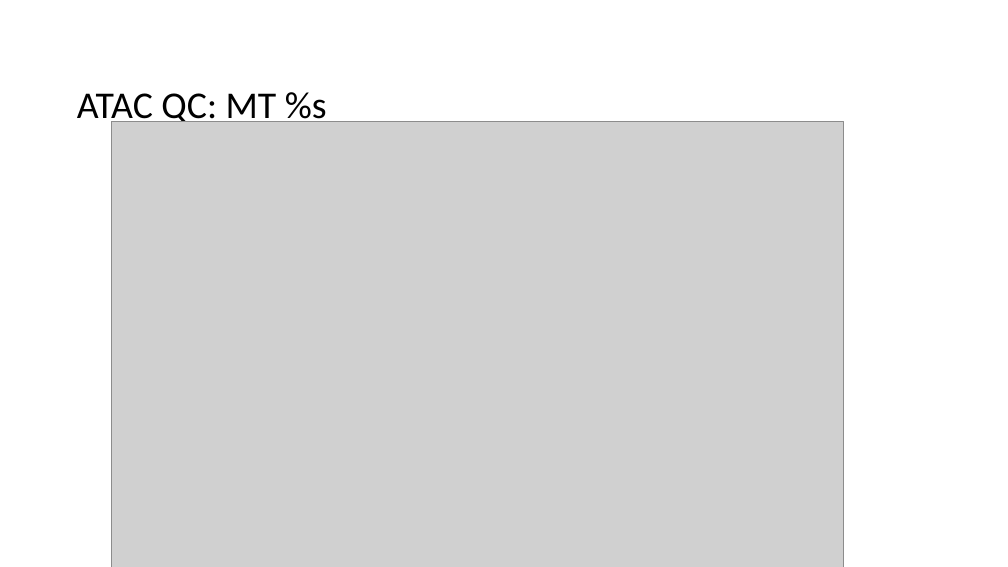
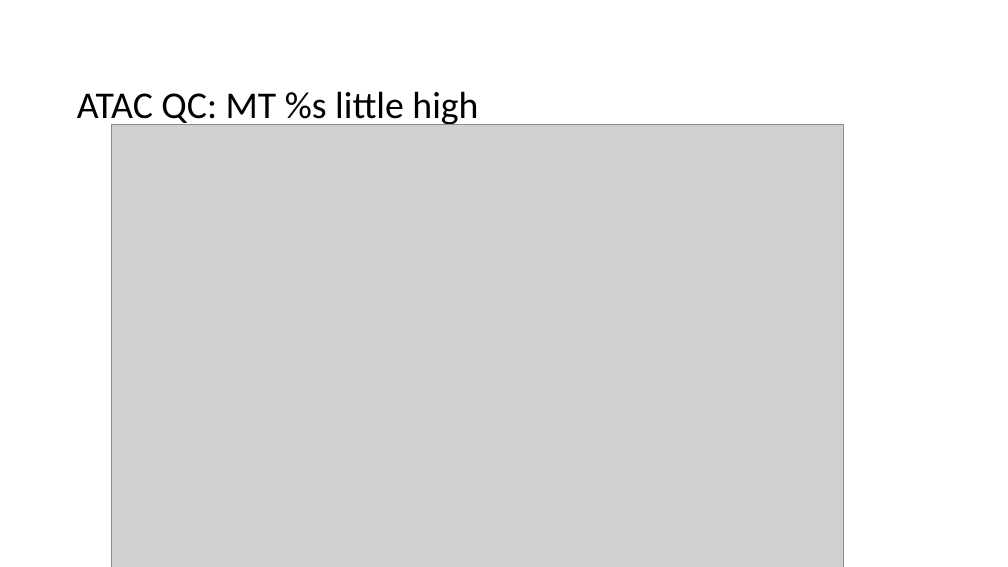
Before and after one commit to tybottorff/bottorffdocs, a slide deck: slide 12 of presentations/weekly_meetings/4_4_24.pptx. Drawn at 1008x567 pixels with LibreOffice and Linux fonts; fonts in the diff are those of the drawing; grey boxes stand for pictures. Boxes give left, top, right and bottom in pixels: in the first picture for what was removed or moved away, otherwise in the second. Text is boxed around its words. In the diff, an @@ line names an element or a change of style, - is before the commit and + after.

```diff
--- a/presentations/weekly_meetings/4_4_24.pptx
+++ b/presentations/weekly_meetings/4_4_24.pptx
@@ title at (77,91,478,128): text changed @@
-ATAC QC: MT %s
+ATAC QC: MT %s little high
@@ picture: place and size @@
-picture at (111,121,844,567)
+picture at (111,125,844,567)
```
Also in this commit, not shown: 4 other slides changed.
